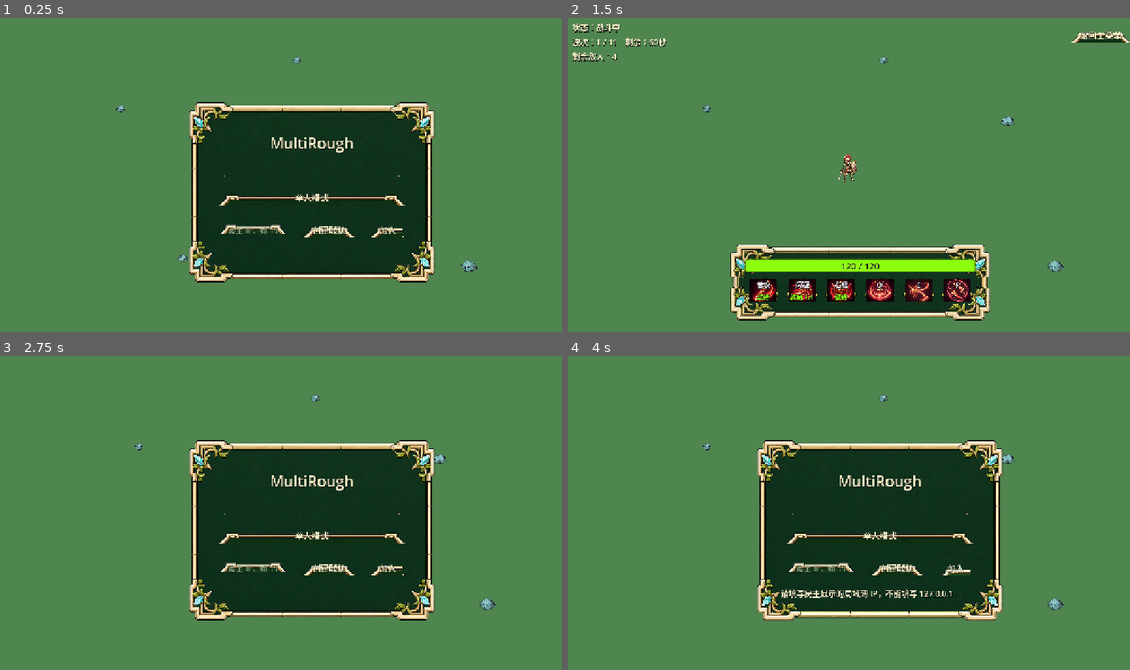
Above: before the commit, frames 1-4 (two rows, left to right).
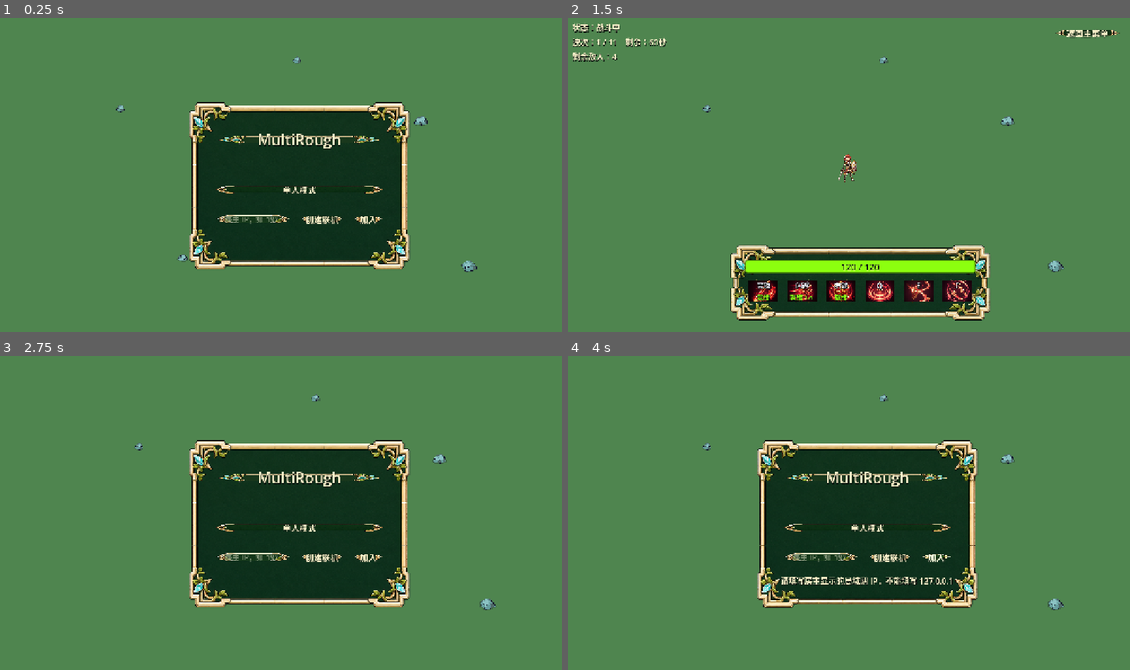
Above: after the commit, the same moments.

Repository: chengzhuang1213/MultiRough
Game: Godot game, scene res://scenes/main/main.tscn
Same seed, same stepped clock (60 frames per second), same inputs: the game is played once before the commit and once after it.
Inputs:
- Up to frame 1 (0.25 s): no input
- Up to frame 2 (1.5 s): click "单人模式" at 0.5 s; click "开始" at 1.25 s
- Up to frame 3 (2.75 s): click "返回主菜单" at 2 s
- Up to frame 4 (4 s): click "创建联机" at 2.75 s; click "加入" at 3.5 s

The runs differ from the first frame. In frame 1, 8.6% of the frame differs, in the area x 33-78%, y 26-85%; in frame 2, 3.5%; in frame 3, 8.6%; in frame 4, 9.6%.

Commit message:
Fix UI nine-slice sizing

Diff:
--- a/assets/ui/theme/verdant_pixel/theme_manifest.json
+++ b/assets/ui/theme/verdant_pixel/theme_manifest.json
@@ -7,35 +7,35 @@
     },
     "tooltip_9slice.png": {
       "size": [512, 512],
-      "patch_margin": {"left": 72, "top": 72, "right": 72, "bottom": 72}
+      "patch_margin": {"left": 36, "top": 28, "right": 36, "bottom": 28}
     },
     "title_plate_9slice.png": {
       "size": [768, 256],
-      "patch_margin": {"left": 112, "top": 72, "right": 112, "bottom": 72}
+      "patch_margin": {"left": 64, "top": 20, "right": 64, "bottom": 20}
     },
     "button_normal_9slice.png": {
       "size": [512, 160],
-      "patch_margin": {"left": 88, "top": 48, "right": 88, "bottom": 48}
+      "patch_margin": {"left": 24, "top": 18, "right": 24, "bottom": 18}
     },
     "button_hover_9slice.png": {
       "size": [512, 160],
-      "patch_margin": {"left": 88, "top": 48, "right": 88, "bottom": 48}
+      "patch_margin": {"left": 24, "top": 18, "right": 24, "bottom": 18}
     },
     "button_pressed_9slice.png": {
       "size": [512, 160],
-      "patch_margin": {"left": 88, "top": 48, "right": 88, "bottom": 48}
+      "patch_margin": {"left": 24, "top": 18, "right": 24, "bottom": 18}
     },
     "button_disabled_9slice.png": {
       "size": [512, 160],
-      "patch_margin": {"left": 88, "top": 48, "right": 88, "bottom": 48}
+      "patch_margin": {"left": 24, "top": 18, "right": 24, "bottom": 18}
     },
     "input_field_9slice.png": {
       "size": [512, 128],
-      "patch_margin": {"left": 72, "top": 40, "right": 72, "bottom": 40}
+      "patch_margin": {"left": 52, "top": 16, "right": 52, "bottom": 16}
     },
     "hud_bar_frame_9slice.png": {
       "size": [512, 96],
-      "patch_margin": {"left": 64, "top": 28, "right": 64, "bottom": 28}
+      "patch_margin": {"left": 44, "top": 10, "right": 44, "bottom": 10}
     },
     "skill_slot_frame.png": {
       "size": [192, 192],
@@ -44,7 +44,7 @@
     "separator_tile.png": {
       "size": [512, 48],
       "tile_axis": "horizontal",
-      "protected_end_width": 72
+      "protected_end_width": 60
     }
   }
 }
--- a/scripts/gameplay/main_game.gd
+++ b/scripts/gameplay/main_game.gd
@@ -15,7 +15,7 @@
 const UPGRADE_PANEL_WIDTH := 980.0
 const UPGRADE_PANEL_HEIGHT := 460.0
 const NEXT_WAVE_BUTTON_WIDTH := 220.0
-const NEXT_WAVE_BUTTON_HEIGHT := 44.0
+const NEXT_WAVE_BUTTON_HEIGHT := 56.0
 const PLAYER_HUD_WIDTH := 560.0
 const PLAYER_HUD_OCCLUDED_ALPHA := 0.20
 const PLAYER_HUD_FADE_OUT_TIME := 0.12
@@ -358,18 +358,18 @@
 	network_ip_edit = LineEdit.new()
 	network_ip_edit.placeholder_text = "房主 IP，如 192.168.1.78"
 	network_ip_edit.text = ""
-	network_ip_edit.custom_minimum_size = Vector2(184, 42)
+	network_ip_edit.custom_minimum_size = Vector2(184, 52)
 	network_row.add_child(network_ip_edit)
 
 	var host_button: Button = Button.new()
 	host_button.text = "创建联机"
-	host_button.custom_minimum_size = Vector2(82, 42)
+	host_button.custom_minimum_size = Vector2(82, 52)
 	host_button.pressed.connect(_start_network_host)
 	network_row.add_child(host_button)
 
 	var join_button: Button = Button.new()
 	join_button.text = "加入"
-	join_button.custom_minimum_size = Vector2(82, 42)
+	join_button.custom_minimum_size = Vector2(82, 52)
 	join_button.pressed.connect(_start_network_client)
 	network_row.add_child(join_button)
 
@@ -383,7 +383,7 @@
 	character_select_panel.custom_minimum_size = Vector2(1180, 700)
 	character_select_panel.visible = false
 	ui_root.add_child(character_select_panel)
-	character_select_content = _attach_panel_content(character_select_panel, 24, 18, 24, 18)
+	character_select_content = _attach_panel_content(character_select_panel, 24, 14, 24, 14)
 	character_select_content.add_theme_constant_override("separation", 10)
 
 	upgrade_panel = PanelContainer.new()
@@ -421,14 +421,14 @@
 	restart_button = Button.new()
 	restart_button.text = "重新开始"
 	restart_button.position = Vector2(548, 510)
-	restart_button.custom_minimum_size = Vector2(184, 48)
+	restart_button.custom_minimum_size = Vector2(184, 56)
 	restart_button.visible = false
 	restart_button.pressed.connect(_on_restart_pressed)
 	ui_root.add_child(restart_button)
 
 	return_to_menu_button = Button.new()
 	return_to_menu_button.text = "返回主菜单"
-	return_to_menu_button.custom_minimum_size = Vector2(132, 40)
+	return_to_menu_button.custom_minimum_size = Vector2(160, 52)
 	return_to_menu_button.visible = false
 	return_to_menu_button.pressed.connect(_on_return_to_menu_pressed)
 	ui_root.add_child(return_to_menu_button)
@@ -739,13 +739,13 @@
 
 	if pending_player_count > 1:
 		var slot_row: HBoxContainer = HBoxContainer.new()
-		slot_row.custom_minimum_size = Vector2(1120, 42)
+		slot_row.custom_minimum_size = Vector2(1120, 52)
 		slot_row.alignment = BoxContainer.ALIGNMENT_CENTER
 		slot_row.add_theme_constant_override("separation", 12)
 		character_select_content.add_child(slot_row)
 		for slot_index in range(pending_player_count):
 			var slot_button: Button = Button.new()
-			slot_button.custom_minimum_size = Vector2(240, 40)
+			slot_button.custom_minimum_size = Vector2(240, 52)
 			slot_button.pressed.connect(_set_character_select_active_slot.bind(slot_index))
 			slot_row.add_child(slot_button)
 			character_select_slot_buttons.append(slot_button)
@@ -761,7 +761,7 @@
 		character_select_rows.append(card_data)
 
 	character_select_start_button = Button.new()
-	character_select_start_button.custom_minimum_size = Vector2(1120, 50)
+	character_select_start_button.custom_minimum_size = Vector2(1120, 60)
 	character_select_start_button.pressed.connect(_confirm_character_select)
 	character_select_content.add_child(character_select_start_button)
 	_refresh_character_select_buttons()
--- a/scripts/ui/verdant_ui_theme.gd
+++ b/scripts/ui/verdant_ui_theme.gd
@@ -45,7 +45,7 @@
 	theme.set_constant("outline_size", "Button", 2)
 	theme.set_font_size("font_size", "Button", 19)
 
-	var input_style := _make_texture_style(INPUT_TEXTURE, Vector4(72, 40, 72, 40), Vector4(36, 18, 36, 18))
+	var input_style := _make_texture_style(INPUT_TEXTURE, Vector4(52, 16, 52, 16), Vector4(28, 9, 28, 9))
 	theme.set_stylebox("normal", "LineEdit", input_style)
 	theme.set_stylebox("focus", "LineEdit", input_style.duplicate())
 	theme.set_stylebox("read_only", "LineEdit", input_style.duplicate())
@@ -77,22 +77,22 @@
 	return _make_texture_style(PANEL_TEXTURE, Vector4(84, 84, 84, 84), Vector4(34, 30, 34, 30), tint)
 
 static func make_tooltip_style() -> StyleBoxTexture:
-	return _make_texture_style(TOOLTIP_TEXTURE, Vector4(72, 72, 72, 72), Vector4(24, 20, 24, 20))
+	return _make_texture_style(TOOLTIP_TEXTURE, Vector4(36, 28, 36, 28), Vector4(24, 16, 24, 16))
 
 static func make_title_style() -> StyleBoxTexture:
-	return _make_texture_style(TITLE_TEXTURE, Vector4(112, 72, 112, 72), Vector4(70, 20, 70, 20))
+	return _make_texture_style(TITLE_TEXTURE, Vector4(64, 20, 64, 20), Vector4(44, 10, 44, 10))
 
 static func make_button_style(texture: Texture2D) -> StyleBoxTexture:
-	return _make_texture_style(texture, Vector4(88, 48, 88, 48), Vector4(34, 15, 34, 15))
+	return _make_texture_style(texture, Vector4(24, 18, 24, 18), Vector4(18, 10, 18, 10))
 
 static func make_hud_bar_style() -> StyleBoxTexture:
-	return _make_texture_style(HUD_BAR_TEXTURE, Vector4(64, 28, 64, 28), Vector4(18, 10, 18, 10))
+	return _make_texture_style(HUD_BAR_TEXTURE, Vector4(44, 10, 44, 10), Vector4(14, 5, 14, 5))
 
 static func make_skill_slot_style(tint: Color = Color.WHITE) -> StyleBoxTexture:
-	return _make_texture_style(SKILL_SLOT_TEXTURE, Vector4(54, 54, 54, 54), Vector4(10, 9, 10, 9), tint)
+	return _make_texture_style(SKILL_SLOT_TEXTURE, Vector4(20, 20, 20, 20), Vector4(8, 8, 8, 8), tint)
 
 static func make_separator_style() -> StyleBoxTexture:
-	return _make_texture_style(SEPARATOR_TEXTURE, Vector4(72, 20, 72, 20), Vector4(0, 8, 0, 8))
+	return _make_texture_style(SEPARATOR_TEXTURE, Vector4(60, 7, 60, 7), Vector4(0, 2, 0, 2))
 
 static func _make_texture_style(texture: Texture2D, texture_margins: Vector4, content_margins: Vector4, tint: Color = Color.WHITE) -> StyleBoxTexture:
 	var style := StyleBoxTexture.new()
--- /dev/null
+++ b/tests/ui_theme_checks.gd
@@ -0,0 +1,61 @@
+extends SceneTree
+
+const MainScene := preload("res://scenes/main/main.tscn")
+const VerdantUIThemeScript := preload("res://scripts/ui/verdant_ui_theme.gd")
+
+var failures: Array[String] = []
+
+func _init() -> void:
+	call_deferred("_run")
+
+func _run() -> void:
+	var theme := VerdantUIThemeScript.build_theme()
+	_expect_vertical_fit(theme.get_stylebox("normal", "Button"), 52.0, "button")
+	_expect_vertical_fit(theme.get_stylebox("normal", "LineEdit"), 52.0, "input")
+	_expect_vertical_fit(theme.get_stylebox("background", "ProgressBar"), 30.0, "HUD bar")
+	_expect_vertical_fit(theme.get_stylebox("separator", "HSeparator"), 18.0, "separator")
+	_expect_vertical_fit(VerdantUIThemeScript.make_title_style(), 58.0, "title plate")
+	_expect_vertical_fit(VerdantUIThemeScript.make_skill_slot_style(), 58.0, "skill slot")
+	_expect_horizontal_fit(theme.get_stylebox("normal", "Button"), 82.0, "small button")
+	_expect_horizontal_fit(theme.get_stylebox("normal", "LineEdit"), 184.0, "network input")
+	_expect_horizontal_fit(VerdantUIThemeScript.make_skill_slot_style(), 58.0, "skill slot")
+
+	var game = MainScene.instantiate()
+	root.add_child(game)
+	await process_frame
+	_expect(game.network_ip_edit.custom_minimum_size.y >= 52.0, "network input is shorter than the themed input minimum")
+	_expect(game.start_next_wave_button.custom_minimum_size.y >= 52.0, "next-wave button is shorter than the themed button minimum")
+	_expect(game.restart_button.custom_minimum_size.y >= 52.0, "restart button is shorter than the themed button minimum")
+	_expect(game.return_to_menu_button.custom_minimum_size.y >= 52.0, "return button is shorter than the themed button minimum")
+	game._start_single_player()
+	await process_frame
+	_expect(game.character_select_start_button.custom_minimum_size.y >= 52.0, "character start button is shorter than the themed button minimum")
+	game.queue_free()
+
+	if failures.is_empty():
+		print("PASS: UI theme checks")
+		quit(0)
+		return
+	for failure in failures:
+		printerr("FAIL: %s" % failure)
+	quit(1)
+
+func _expect_vertical_fit(style: StyleBox, control_height: float, label: String) -> void:
+	var texture_style := style as StyleBoxTexture
+	if texture_style == null:
+		failures.append("%s is not a StyleBoxTexture" % label)
+		return
+	var fixed_height := texture_style.texture_margin_top + texture_style.texture_margin_bottom
+	_expect(fixed_height <= control_height, "%s fixed vertical margins %.1f exceed control height %.1f" % [label, fixed_height, control_height])
+
+func _expect_horizontal_fit(style: StyleBox, control_width: float, label: String) -> void:
+	var texture_style := style as StyleBoxTexture
+	if texture_style == null:
+		failures.append("%s is not a StyleBoxTexture" % label)
+		return
+	var fixed_width := texture_style.texture_margin_left + texture_style.texture_margin_right
+	_expect(fixed_width <= control_width, "%s fixed horizontal margins %.1f exceed control width %.1f" % [label, fixed_width, control_width])
+
+func _expect(condition: bool, message: String) -> void:
+	if not condition:
+		failures.append(message)
Not shown, changed: process.md
